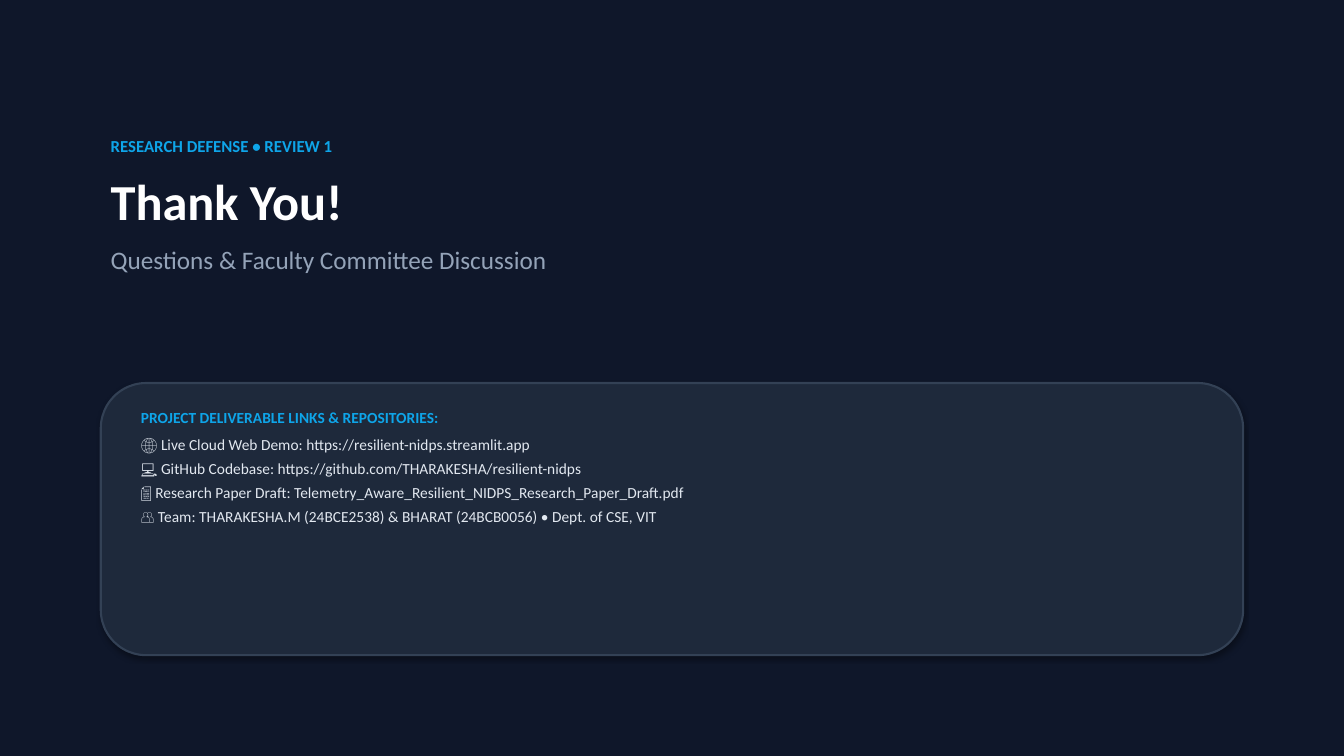
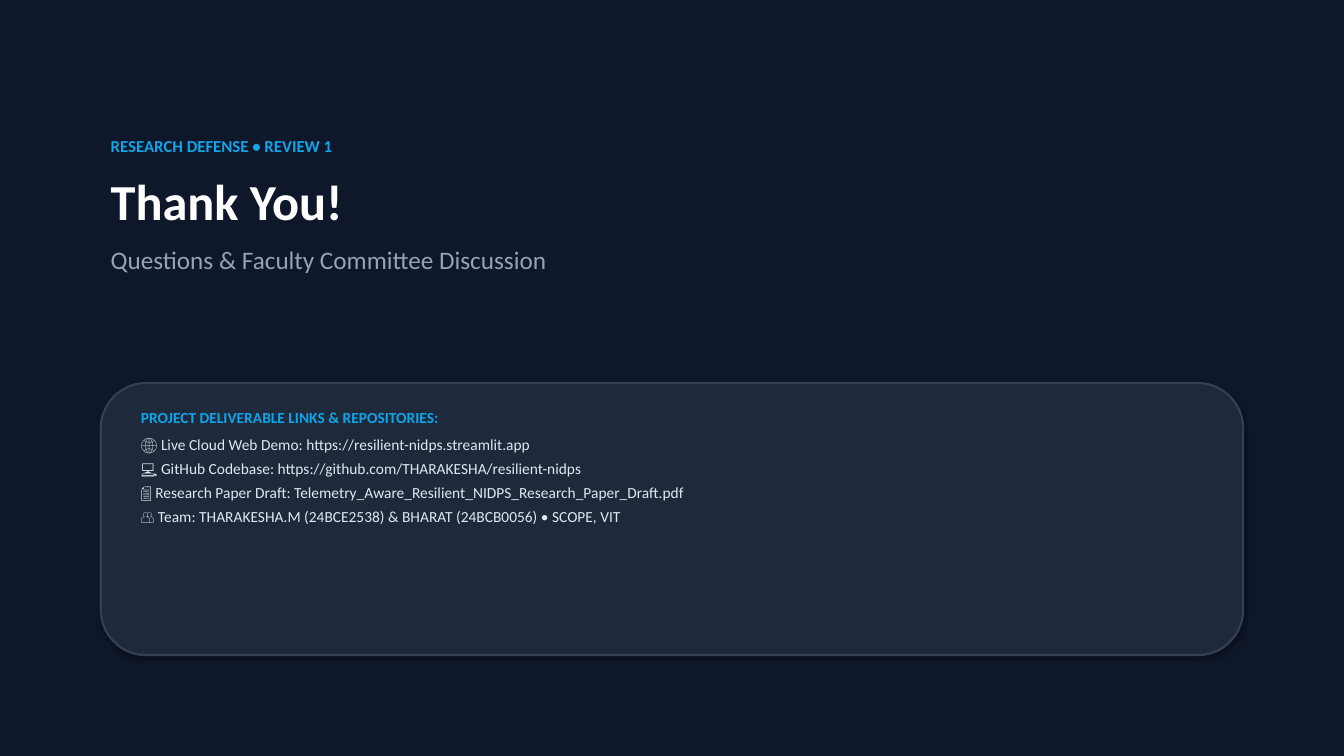
Before and after one commit to THARAKESHA/resilient-nidps, a slide deck: slide 15 of Telemetry_Aware_Resilient_NIDPS_Review1.pptx (slide 12 before the commit). Drawn at 1344x756 pixels with LibreOffice and Linux fonts; fonts in the diff are those of the drawing. Boxes give left, top, right and bottom in pixels: in the first picture for what was removed or moved away, otherwise in the second. Text is boxed around its words. In the diff, an @@ line names an element or a change of style, - is before the commit and + after.

```diff
--- a/Telemetry_Aware_Resilient_NIDPS_Review1.pptx
+++ b/Telemetry_Aware_Resilient_NIDPS_Review1.pptx
@@ text at [158, 511, 620, 524]: text changed @@
-👥 Team: THARAKESHA.M (24BCE2538) & BHARAT (24BCB0056) • Dept. of CSE, VIT
+👥 Team: THARAKESHA.M (24BCE2538) & BHARAT (24BCB0056) • SCOPE, VIT
```
Also in this commit, not shown: 4 other slides changed, 3 slides added, 1 other file.
